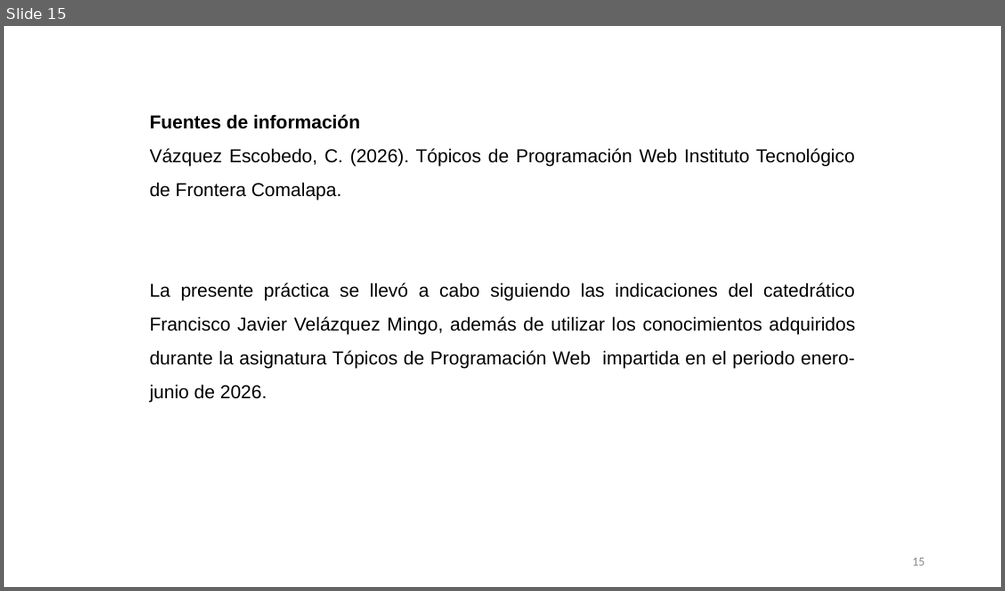
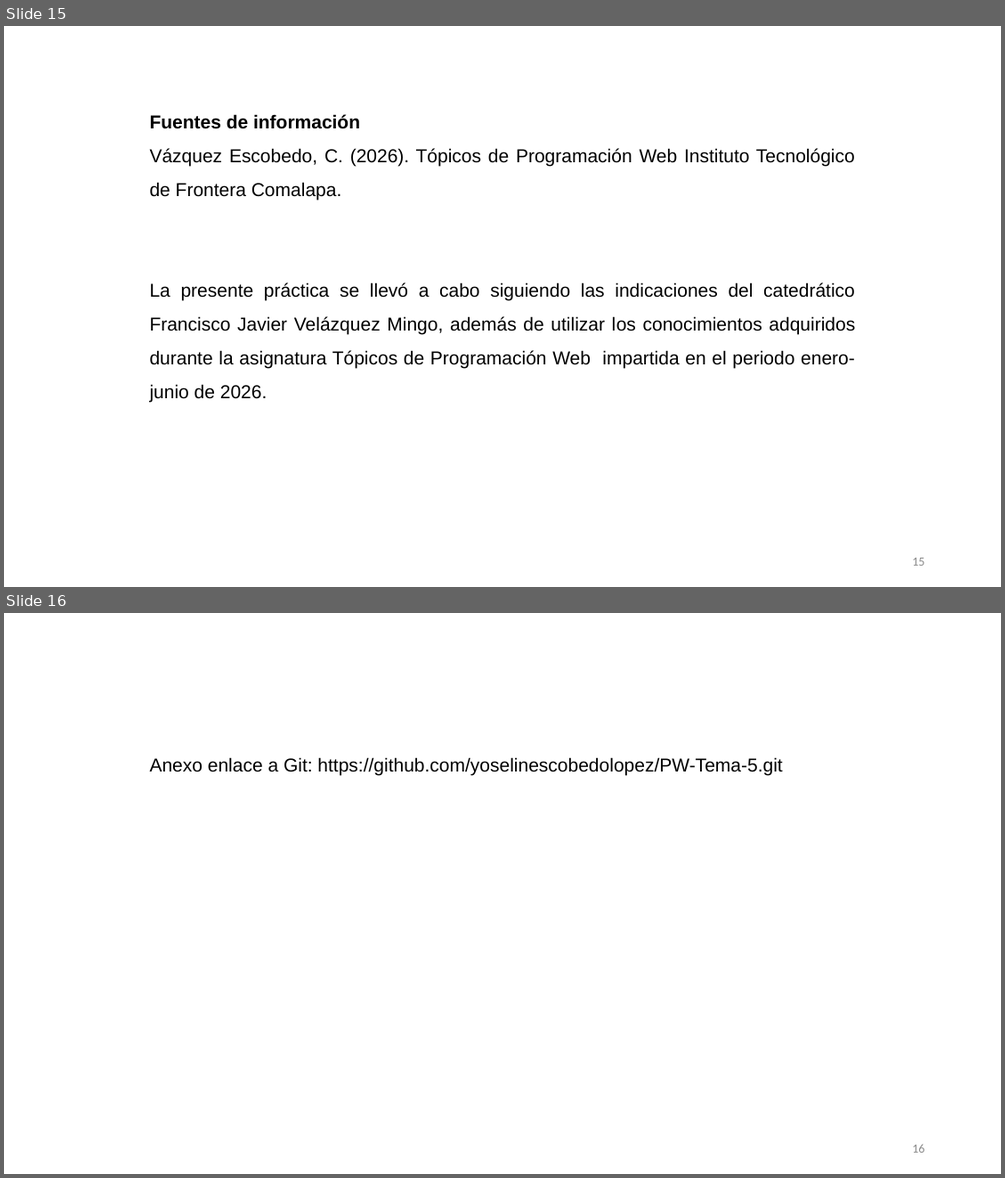
Before and after one commit to yoselinescobedolopez/PW-Tema-5, a slide deck: Actividad5.3Banco de ejercicios_YoselinEscobedo_PW_8ISCM.pptx. Shown one above the other, each under a label of ours: slide 15 before the commit, slides 15 and 16 after it. The pictures are 1005x591 and 1005x1178 pixels, drawn with LibreOffice and Linux fonts; fonts in the diff are those of the drawing. Boxes give left, top, right and bottom in pixels: in the first picture for what was removed or moved away, otherwise in the second. Text is boxed around its words. In the diff, an @@ line names an element or a change of style, - is before the commit and + after.

Commit message:
añadiendo enlace

```diff
--- a/Actividad5.3Banco de ejercicios_YoselinEscobedo_PW_8ISCM.pptx
+++ b/Actividad5.3Banco de ejercicios_YoselinEscobedo_PW_8ISCM.pptx
@@ slide 16 added at bbox=[4, 613, 1001, 1174], background #FFFFFF @@
@@ text added at bbox=[150, 757, 782, 776], 18 pt, text #000000 @@
+Anexo enlace a Git: https://github.com/yoselinescobedolopez/PW-Tema-5.git
@@ page number added at bbox=[912, 1144, 924, 1152], 12 pt, text #8C8C8C @@
+16
```
Also in this commit, not shown: 1 slide removed, 1 other file.
